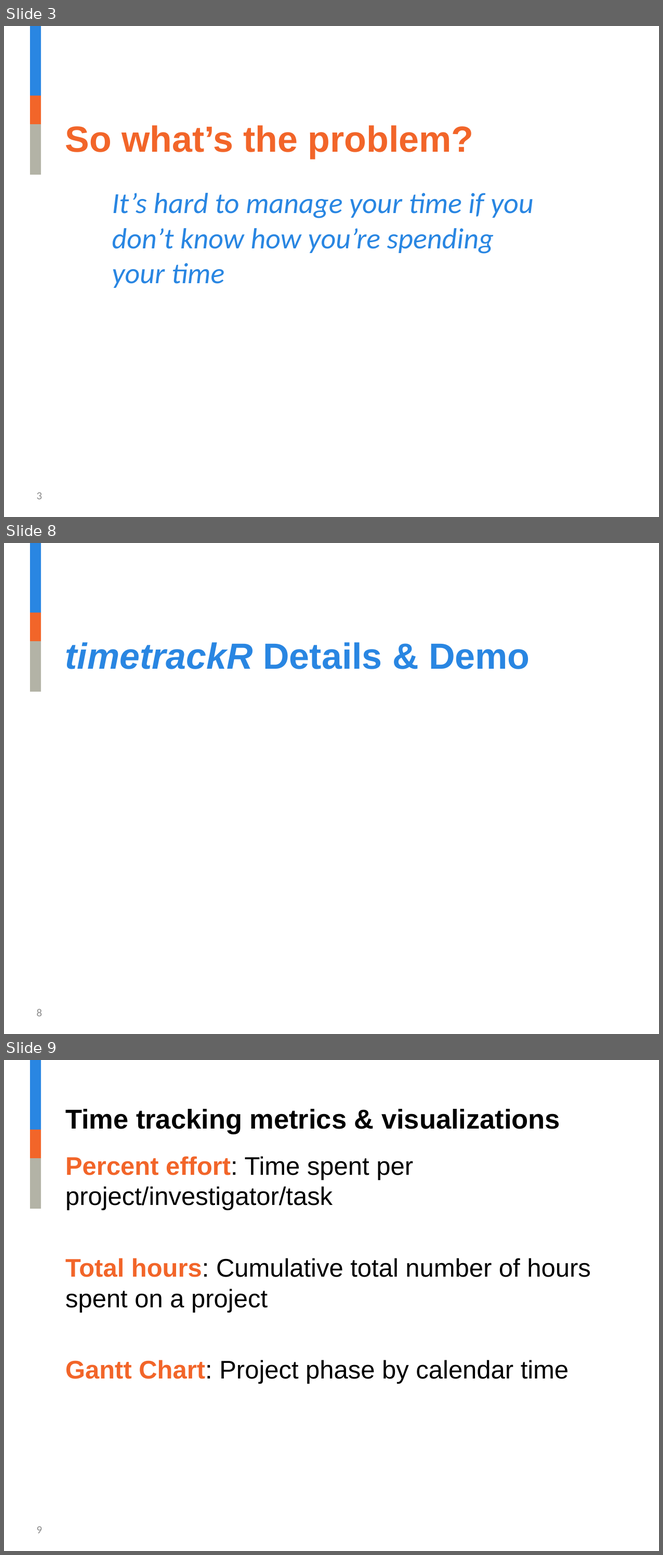
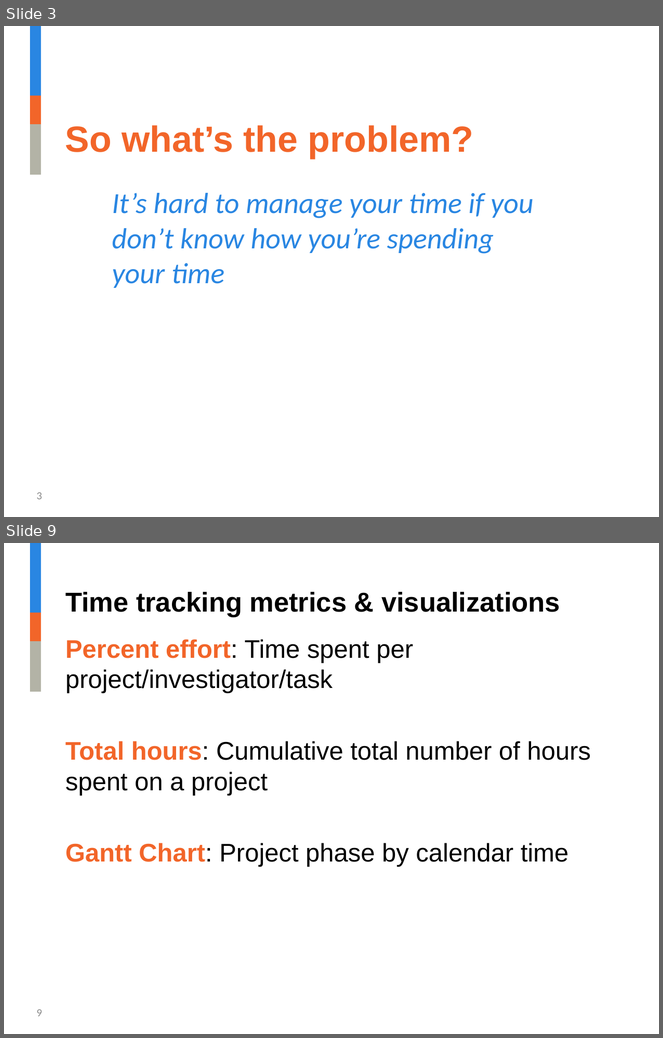
Before and after one commit to jalavery/timetrackR, a slide deck: RLadies timetrackR Presentation v2.pptx. Shown one above the other, each under a label of ours: slides 3, 8 and 9 before the commit, slides 3 and 9 after it; the slides between them are not shown. The pictures are 663x1555 and 663x1038 pixels, drawn with LibreOffice and Linux fonts; fonts in the diff are those of the drawing; background and template pictures are left out. Boxes give left, top, right and bottom in pixels: in the first picture for what was removed or moved away, otherwise in the second. Text is boxed around its words. In the diff, an @@ line names an element or a change of style, - is before the commit and + after.

```diff
--- a/RLadies timetrackR Presentation v2.pptx
+++ b/RLadies timetrackR Presentation v2.pptx
@@ slide 8 removed at bbox=[4, 543, 659, 1034], background #FFFFFF; not listed: 3 template elements that a slide beside it also shows @@
@@ title removed at bbox=[65, 642, 530, 669] @@
-timetrackR Details & Demo
@@ page number removed at bbox=[37, 1009, 42, 1017] @@
-8
```
Also in this commit, not shown: 9 slides changed, 2 slides added, 5 other files.
